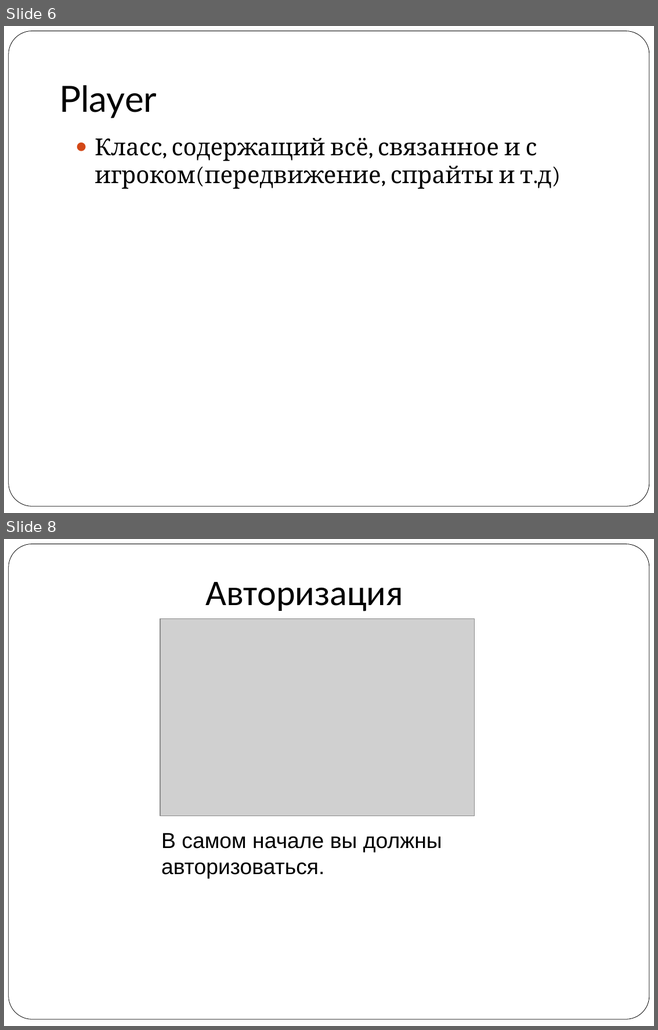
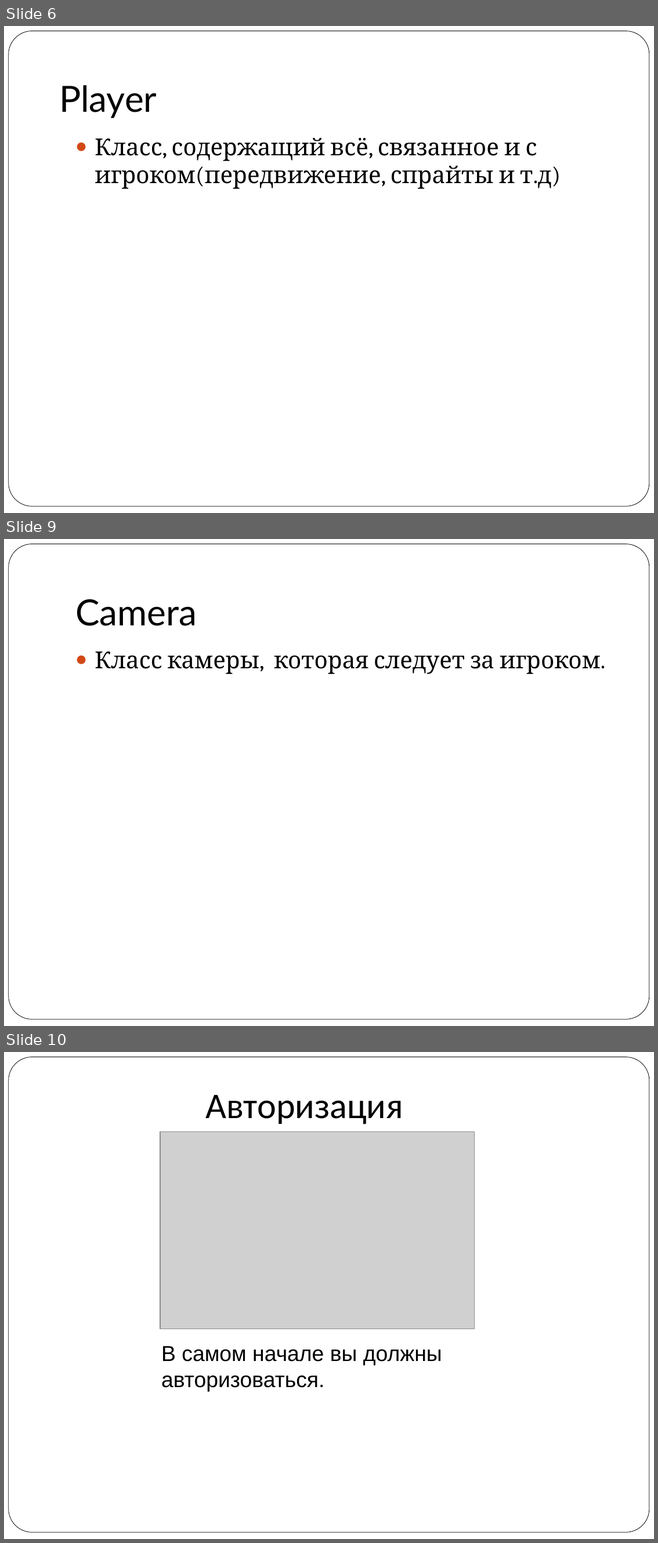
Before and after one commit to vitaly06/SuperMario, a slide deck: piton.ppt. Shown one above the other, each under a label of ours: slides 6 and 8 before the commit, slides 6, 9 and 10 after it; the slides between them are not shown. The pictures are 658x1030 and 658x1543 pixels, drawn with LibreOffice and Linux fonts; fonts in the diff are those of the drawing; grey boxes stand for pictures. Boxes give left, top, right and bottom in pixels: in the first picture for what was removed or moved away, otherwise in the second. Text is boxed around its words. In the diff, an @@ line names an element or a change of style, - is before the commit and + after.

```diff
--- a/piton.ppt
+++ b/piton.ppt
@@ slide 9 added at bbox=[4, 539, 654, 1026], background #FFFFFF; not listed: 1 template element that a slide beside it also shows @@
@@ title added at bbox=[75, 599, 197, 626], 40 pt, text #000000 @@
+Camera
@@ text added at bbox=[94, 652, 600, 674], 26 pt, text #000000 @@
+● Класс камеры, которая следует за игроком.
@@ what was slide 8 is now slide 10 @@
```
Also in this commit, not shown: 4 slides changed, 3 other slides added, 1 slide removed.
